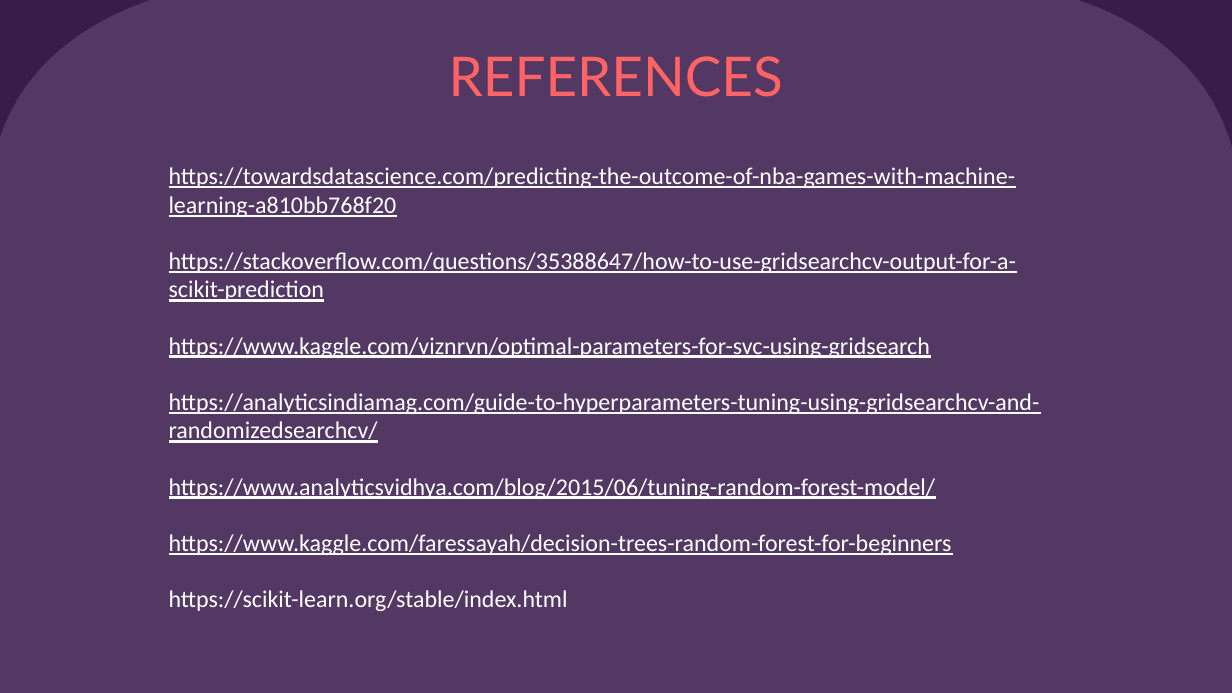
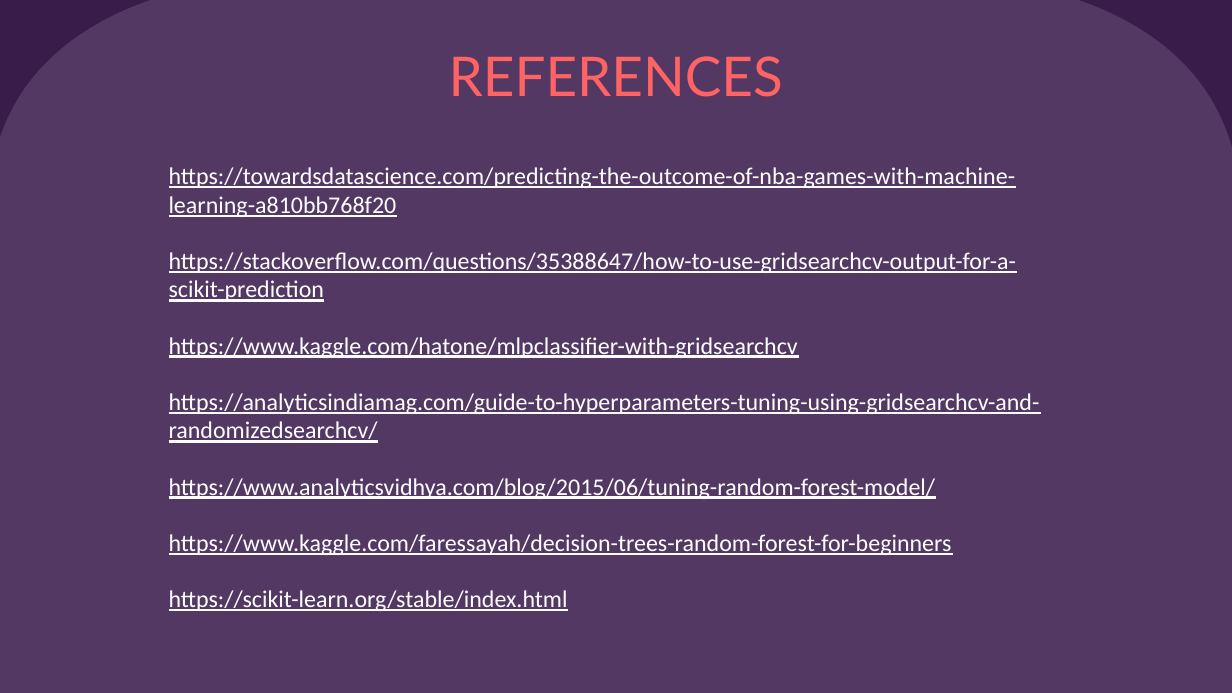
Before and after one commit to MinhVu2018/introDS_final, a slide deck: slide 26 of Slide.pptx (slide 24 before the commit). Drawn at 1232x693 pixels with LibreOffice and Linux fonts; fonts in the diff are those of the drawing. Boxes give left, top, right and bottom in pixels: in the first picture for what was removed or moved away, otherwise in the second. Text is boxed around its words. In the diff, an @@ line names an element or a change of style, - is before the commit and + after.

```diff
--- a/Slide.pptx
+++ b/Slide.pptx
@@ subtitle at <box>169,337,798,358</box>: text changed @@
-https://www.kaggle.com/viznrvn/optimal-parameters-for-svc-using-gridsearch
+https://www.kaggle.com/hatone/mlpclassifier-with-gridsearchcv
@@ subtitle at <box>169,590,568,611</box>: underline on in "https://scikit-learn.org/stable/index.html" @@
```
Also in this commit, not shown: 10 other slides changed, 3 slides added, 1 slide removed, 7 other files.
